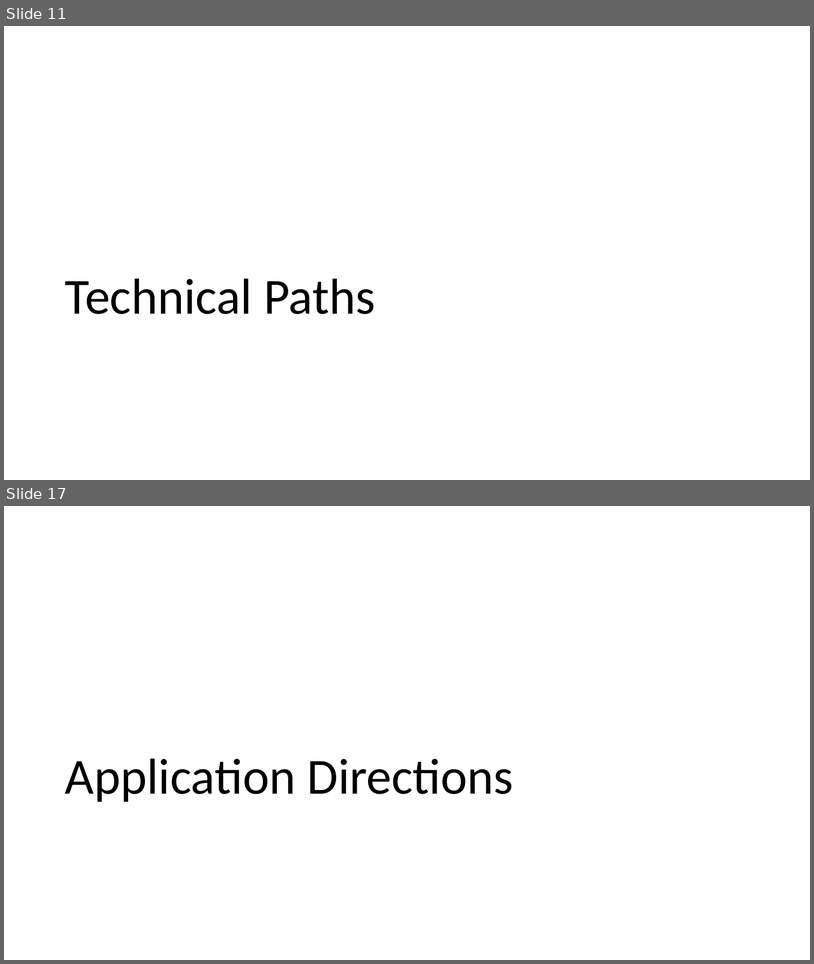
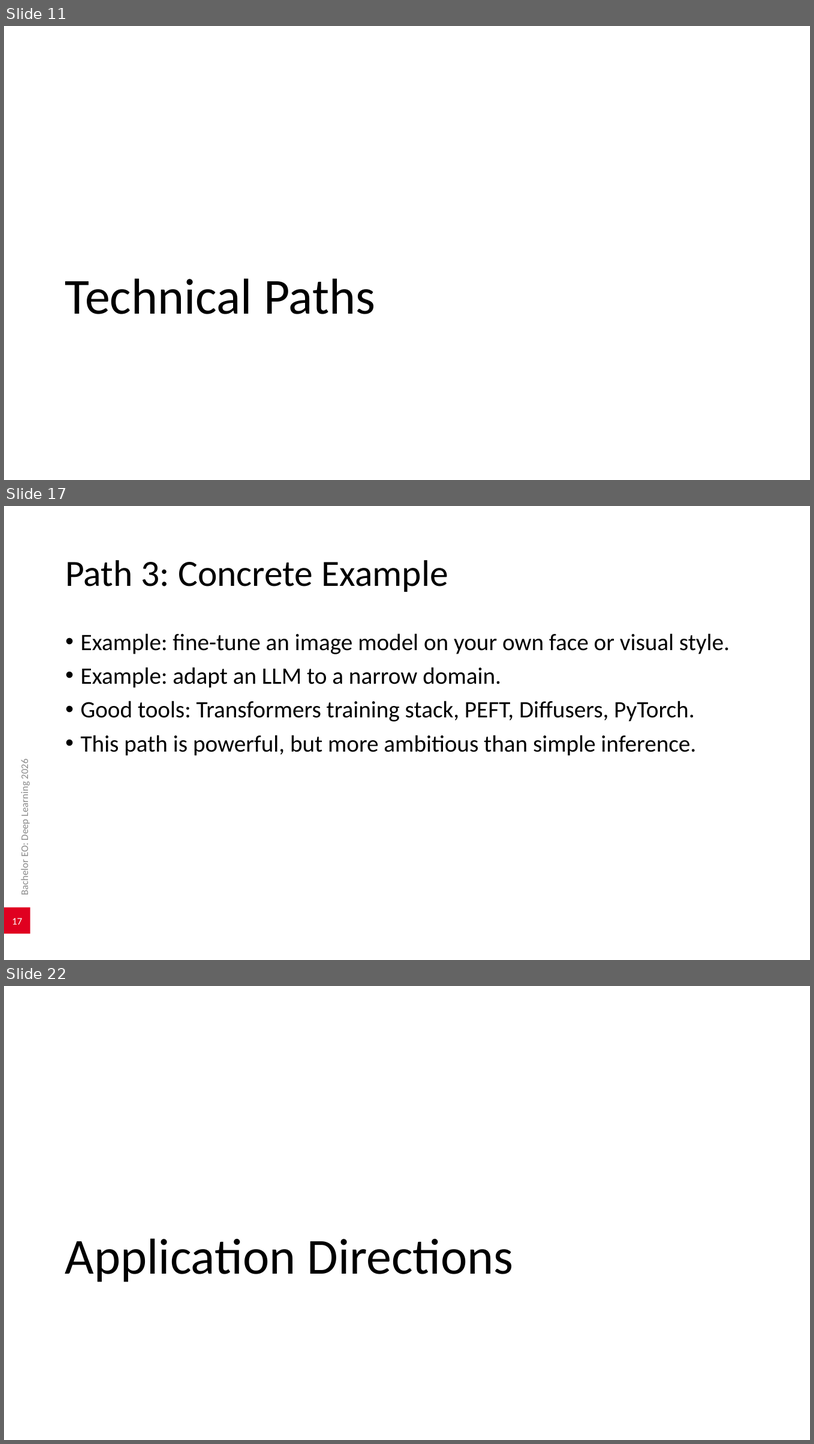
Before and after one commit to AlexanderDhoore/deep-learning-2026, a slide deck: slides/deep-learning-project-directions.pptx. Shown one above the other, each under a label of ours: slides 11 and 17 before the commit, slides 11, 17 and 22 after it; the slides between them are not shown. The pictures are 814x964 and 814x1444 pixels, drawn with LibreOffice and Linux fonts; fonts in the diff are those of the drawing; background and template pictures are left out. Boxes give left, top, right and bottom in pixels: in the first picture for what was removed or moved away, otherwise in the second. Text is boxed around its words. In the diff, an @@ line names an element or a change of style, - is before the commit and + after.

Commit message:
Expand technical path explanations

```diff
--- a/slides/deep-learning-project-directions.pptx
+++ b/slides/deep-learning-project-directions.pptx
@@ slide 17 added at (4,506,810,960), background #FFFFFF @@
@@ title added at (65,560,448,592), 44 pt, text #000000 @@
+Path 3: Concrete Example
@@ text added at (81,633,730,756), 28 pt, text #000000 @@
+• Example: fine-tune an image model on your own face or visual style.
+• Example: adapt an LLM to a narrow domain.
+• Good tools: Transformers training stack, PEFT, Diffusers, PyTorch.
+• This path is powerful, but more ambitious than simple inference.
@@ text added at (18,760,30,894), 12 pt, text #8C8C8C @@
+Bachelor EO: Deep Learning 2026
@@ page number added at (4,907,30,933), fill #E00020, 12 pt, text #FFFFFF @@
+17
@@ what was slide 17 is now slide 22 @@
```
Also in this commit, not shown: 4 slides changed, 5 other slides added, 1 slide removed, 4 other files.
